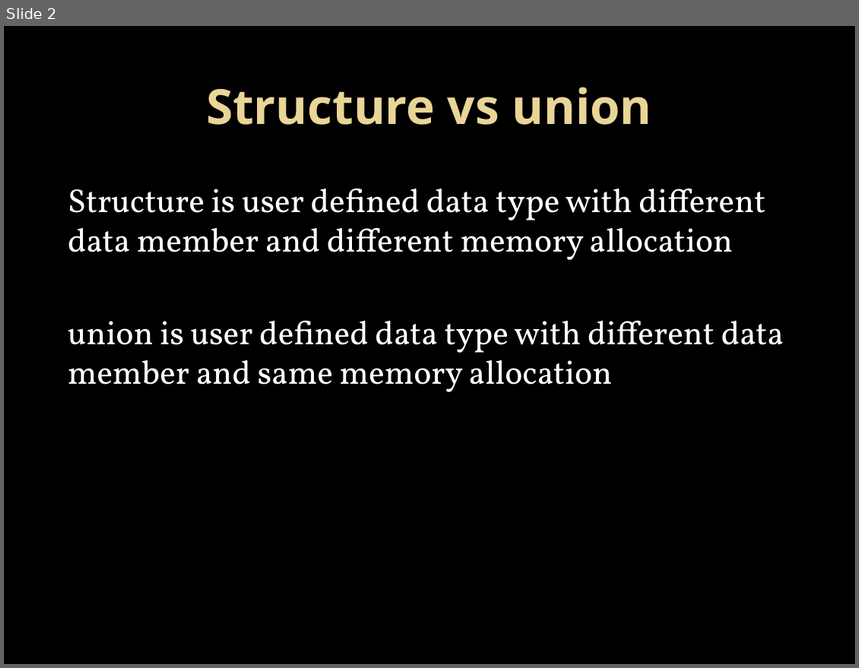
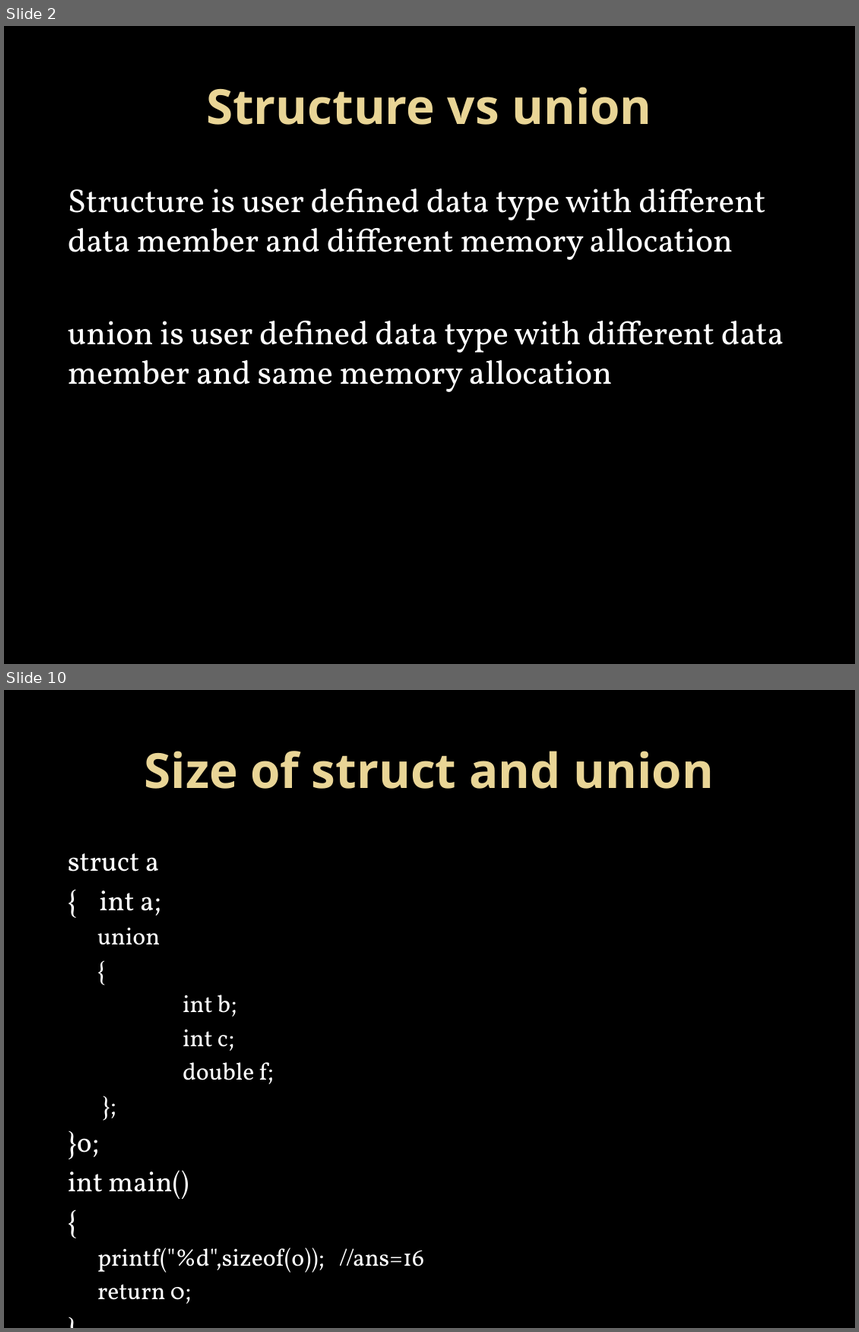
Before and after one commit to Mahesh-7/C_Programs, a slide deck: PPT/structure.pptx. Shown one above the other, each under a label of ours: slide 2 before the commit, slides 2 and 10 after it; the slides between them are not shown. The pictures are 859x668 and 859x1332 pixels, drawn with LibreOffice and Linux fonts; fonts in the diff are those of the drawing; background and template pictures are left out. Boxes give left, top, right and bottom in pixels: in the first picture for what was removed or moved away, otherwise in the second. Text is boxed around its words. In the diff, an @@ line names an element or a change of style, - is before the commit and + after.

```diff
--- a/PPT/structure.pptx
+++ b/PPT/structure.pptx
@@ slide 10 added at (x1=4, y1=690, x2=855, y2=1328), background picture (left out) @@
@@ title added at (x1=145, y1=751, x2=714, y2=789), 41 pt, text gradient #EAD696 to #E7D081, bold @@
+Size of struct and union
@@ text added at (x1=68, y1=853, x2=424, y2=1273), 20.4 pt, text #FFFFFF @@
+struct a
+{ int a;
+  union
+  {
+  int b;
+  int c;
+  double f;
+  };
+}o;
+int main()
+{
+  printf("%d",sizeof(o)); //ans=16
+  return 0;
+}
```
Also in this commit, not shown: 13 other slides added, 1 slide removed.
